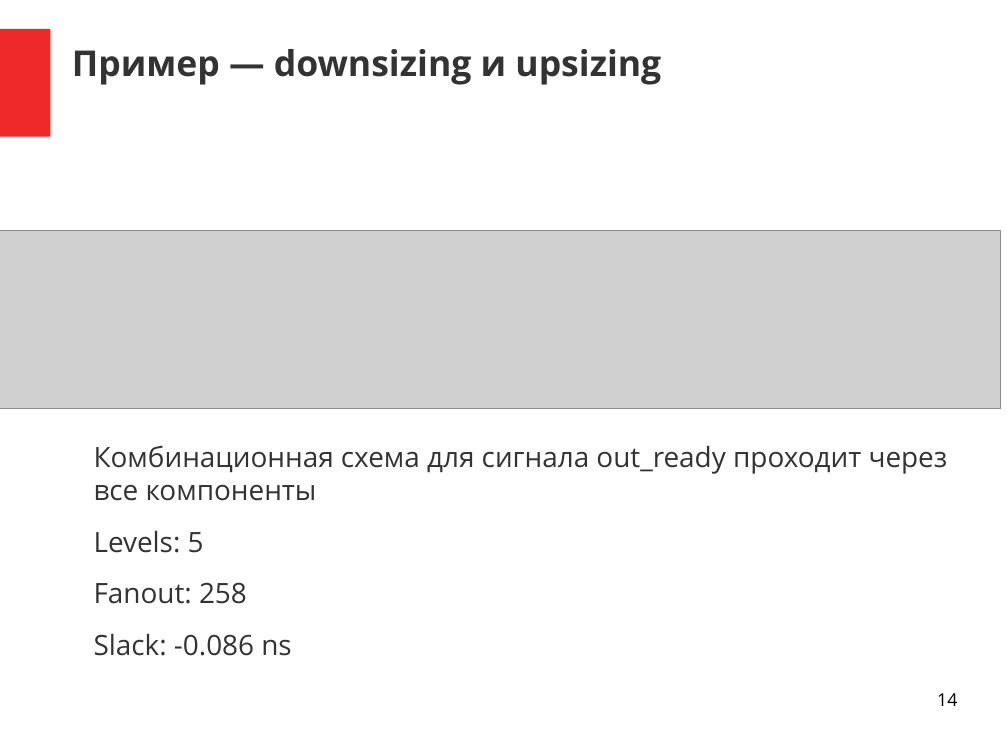
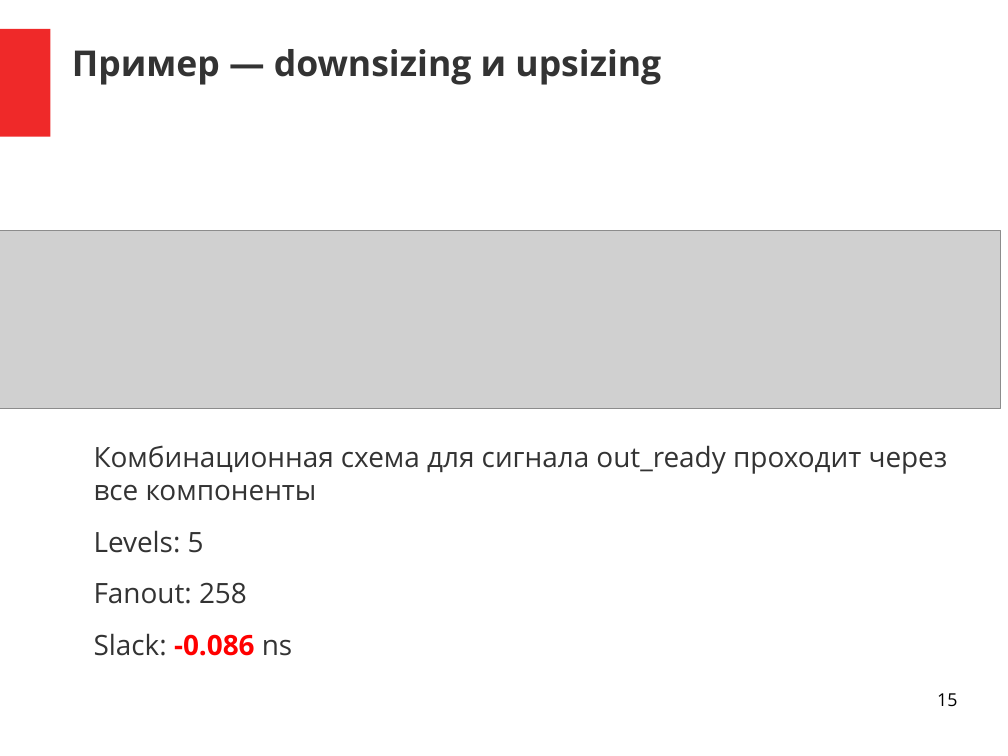
Before and after one commit to DigitalDesignSchool/2021dev, a slide deck: slide 15 of examples/presentation/pr_1.odp (slide 14 before the commit). Drawn at 1008x756 pixels with LibreOffice and Linux fonts; fonts in the diff are those of the drawing; grey boxes stand for pictures. Boxes give left, top, right and bottom in pixels: in the first picture for what was removed or moved away, otherwise in the second. Text is boxed around its words. In the diff, an @@ line names an element or a change of style, - is before the commit and + after.

```diff
--- a/examples/presentation/pr_1.odp
+++ b/examples/presentation/pr_1.odp
@@ text at box(94, 633, 292, 656): text colour #333333 to #FF0000, bold on in "-0.086" @@
@@ page number at box(937, 693, 957, 706): text changed @@
-14
+15
```
Also in this commit, not shown: 8 other slides changed, 5 slides added, 8 other files.
